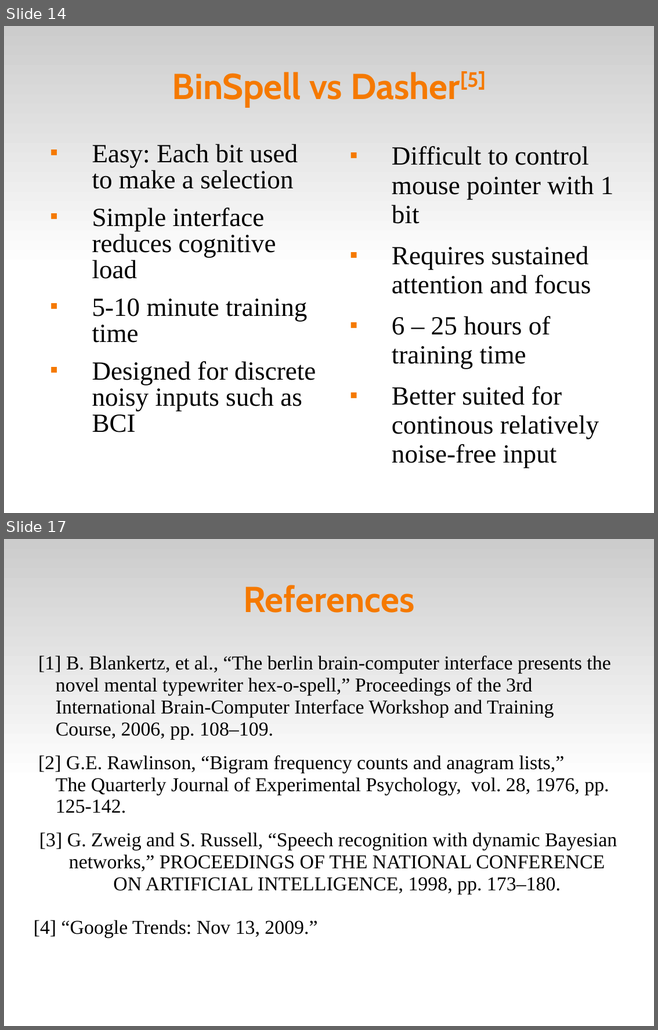
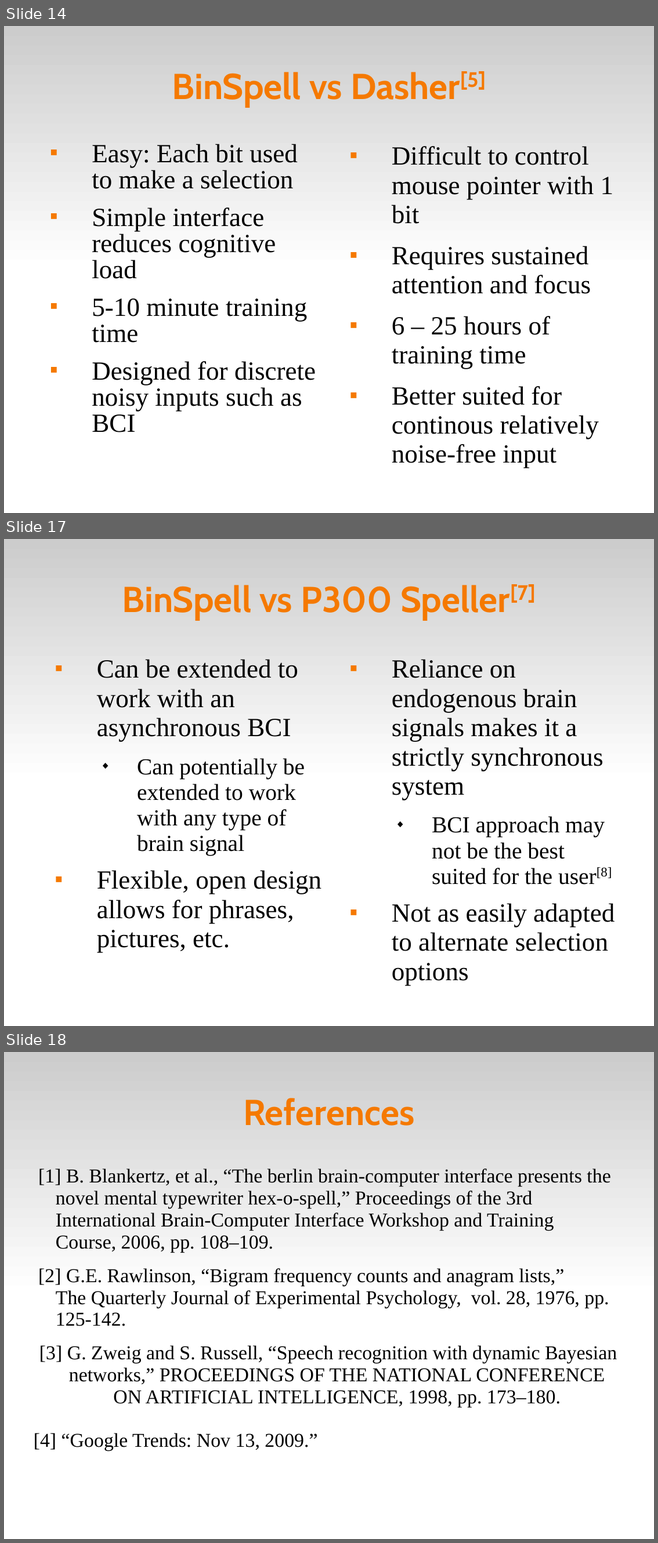
Before and after one commit to abdullah38rcc/BCI-Virtual-Keyboard, a slide deck: circlespell/docs/virtKey.ppt. Shown one above the other, each under a label of ours: slides 14 and 17 before the commit, slides 14, 17 and 18 after it; the slides between them are not shown. The pictures are 658x1030 and 658x1543 pixels, drawn with LibreOffice and Linux fonts; fonts in the diff are those of the drawing. Boxes give left, top, right and bottom in pixels: in the first picture for what was removed or moved away, otherwise in the second. Text is boxed around its words. In the diff, an @@ line names an element or a change of style, - is before the commit and + after.

```diff
--- a/circlespell/docs/virtKey.ppt
+++ b/circlespell/docs/virtKey.ppt
@@ slide 17 added at [4, 539, 654, 1026], background #FFFFFF; not listed: 1 template element that a slide beside it also shows @@
@@ title added at [122, 584, 535, 620], 44 pt, text #F57900, bold @@
+BinSpell vs P300 Speller[7]
@@ text added at [97, 659, 321, 953], 32 pt, text #000000 @@
+■ Can be extended to work with an asynchronous BCI
+  ◆ Can potentially be extended to work with any type of brain signal
+■ Flexible, open design allows for phrases, pictures, etc.
@@ text added at [391, 659, 614, 986], 32 pt, text #000000 @@
+■ Reliance on endogenous brain signals makes it a strictly synchronous system
+  ◆ BCI approach may not be the best suited for the user[8]
+■ Not as easily adapted to alternate selection options
@@ what was slide 17 is now slide 18 @@
```
Also in this commit, not shown: 8 slides changed, 1 other slide added.
